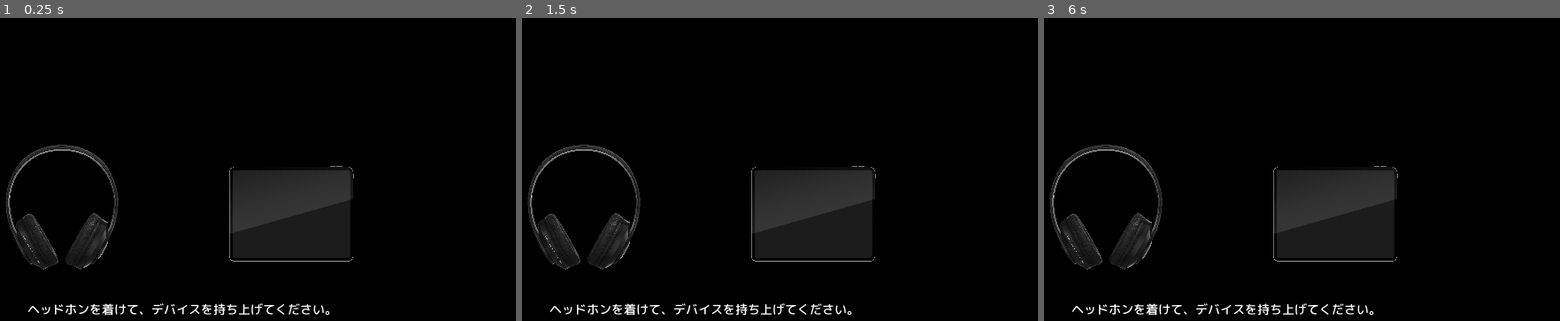
Above: before the commit, frames 1-3 (left to right).
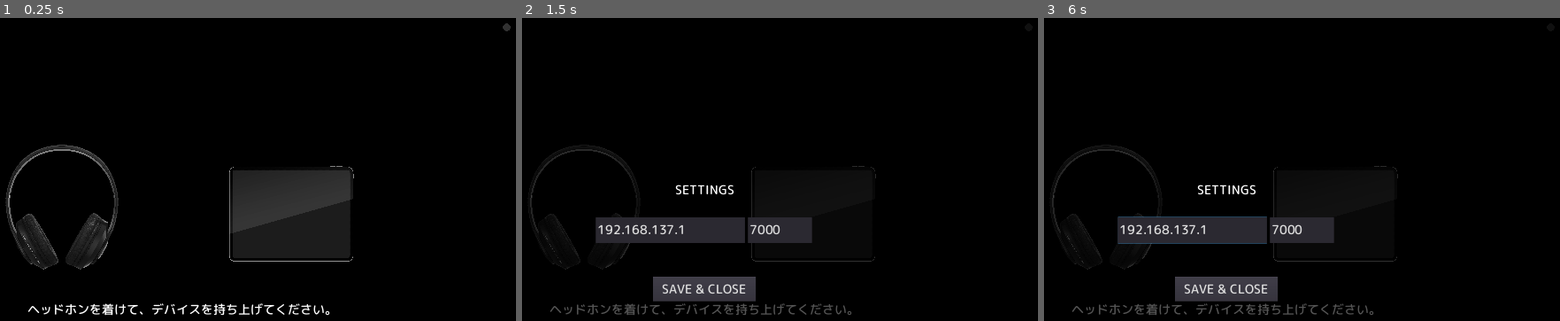
Above: after the commit, the same moments.

Repository: Enddle/Dream
Game: Godot game, scene res://StartingScreen.tscn
Same seed, same stepped clock (60 frames per second), same inputs: the game is played once before the commit and once after it.
Inputs (mouse positions are in pixels of both pictures, inside the frame that each line leads up to):
- Up to frame 1 (0.25 s): no input
- Up to frame 2 (1.5 s): click (1027, 27) at 0.52 s; tap Enter at 1.25 s; move the mouse to (862, 205) at 1.27 s; click (862, 205) at 1.42 s
- Up to frame 3 (6 s): tap Space at 2, 3.5, 5 s; move the mouse to (1085, 254) at 2.02 s; click (1085, 254) at 2.17 s; tap Enter at 2.75, 4.25 s; move the mouse to (1296, 127) at 2.77 s; click (1296, 127) at 2.92 s; move the mouse to (outside the picture) at 3.52 s; click (outside the picture) at 3.67 s; move the mouse to (1441, 299) at 4.27 s; click (1441, 299) at 4.42 s; move the mouse to (outside the picture) at 5.02 s; click (outside the picture) at 5.17 s; move the mouse to (1260, 230) at 5.77 s; click (1260, 230) at 5.92 s

The runs differ from the first frame. In frame 1, less than 0.1% of the frame differs, in the area x 97-99%, y 1-5%; in frame 2, 9.0%; in frame 3, 9.2%, in the area x 1-69%, y 41-99%.

Commit message:
simple settings ui for udp

Diff:
--- a/Scenes/AutoLoad/Connect.gd
+++ b/Scenes/AutoLoad/Connect.gd
@@ -6,22 +6,6 @@
 
 var socketUDP = PacketPeerUDP.new()
 
-#
-#func _ready():
-#	$settings_screen/ip.text = IP_ADDR
-#	$settings_screen/port.text = IP_PORT as String
-
-
-func _on_Button_pressed():
-	$settings_screen.visible = true
-
-
-func _on_save_pressed():
-	IP_ADDR = $settings_screen/ip.text
-	IP_PORT = $settings_screen/port.text as int
-	$settings_screen.visible = false
-
-
 func sendudp(msg):
 	socketUDP.set_dest_address(IP_ADDR, IP_PORT)
 	socketUDP.put_packet(msg.to_ascii())
--- a/Scenes/AutoLoad/Connect.tscn
+++ b/Scenes/AutoLoad/Connect.tscn
@@ -1,95 +1,6 @@
-[gd_scene load_steps=4 format=2]
+[gd_scene load_steps=2 format=2]
 
-[ext_resource path="res://src/dot.png" type="Texture" id=1]
 [ext_resource path="res://Scenes/AutoLoad/Connect.gd" type="Script" id=2]
-[ext_resource path="res://src/fonts/hint_font.tres" type="DynamicFont" id=3]
 
-[node name="Control" type="CanvasLayer"]
-layer = 10
+[node name="Control" type="Node"]
 script = ExtResource( 2 )
-
-[node name="Button" type="Button" parent="."]
-modulate = Color( 1, 1, 1, 0.196078 )
-anchor_left = 1.0
-anchor_right = 1.0
-margin_left = -1092.0
-margin_top = 80.0
-margin_right = -80.0
-margin_bottom = 1086.0
-rect_scale = Vector2( 0.03, 0.03 )
-rect_pivot_offset = Vector2( 1012, 0 )
-icon = ExtResource( 1 )
-flat = true
-
-[node name="settings_screen" type="Control" parent="."]
-visible = false
-anchor_right = 1.0
-anchor_bottom = 1.0
-
-[node name="ColorRect" type="ColorRect" parent="settings_screen"]
-anchor_left = 0.5
-anchor_top = 0.5
-anchor_right = 0.5
-anchor_bottom = 0.5
-margin_left = -1133.0
-margin_top = -744.0
-margin_right = 1133.0
-margin_bottom = 744.0
-color = Color( 0, 0, 0, 0.666667 )
-
-[node name="Label" type="Label" parent="settings_screen"]
-anchor_left = 0.5
-anchor_top = 0.5
-anchor_right = 0.5
-anchor_bottom = 0.5
-margin_left = -280.0
-margin_top = -160.0
-margin_right = 280.0
-margin_bottom = -104.0
-custom_fonts/font = ExtResource( 3 )
-text = "SETTINGS"
-align = 1
-valign = 1
-
-[node name="ip" type="LineEdit" parent="settings_screen"]
-anchor_left = 0.5
-anchor_top = 0.5
-anchor_right = 0.5
-anchor_bottom = 0.5
-margin_left = -348.0
-margin_top = -42.0
-margin_right = 130.0
-margin_bottom = 42.0
-custom_fonts/font = ExtResource( 3 )
-text = "192.168.137.1"
-caret_blink = true
-caret_blink_speed = 0.5
-
-[node name="port" type="LineEdit" parent="settings_screen"]
-anchor_left = 0.5
-anchor_top = 0.5
-anchor_right = 0.5
-anchor_bottom = 0.5
-margin_left = 139.0
-margin_top = -42.0
-margin_right = 344.0
-margin_bottom = 42.0
-custom_fonts/font = ExtResource( 3 )
-text = "7000"
-caret_blink = true
-caret_blink_speed = 0.5
-
-[node name="save" type="Button" parent="settings_screen"]
-anchor_left = 0.5
-anchor_top = 0.5
-anchor_right = 0.5
-anchor_bottom = 0.5
-margin_left = -143.0
-margin_top = 211.0
-margin_right = 143.0
-margin_bottom = 289.0
-custom_fonts/font = ExtResource( 3 )
-text = "SAVE & CLOSE"
-
-[connection signal="pressed" from="Button" to="." method="_on_Button_pressed"]
-[connection signal="pressed" from="settings_screen/save" to="." method="_on_save_pressed"]
--- a/Scenes/AutoLoad/SceneHelper.gd
+++ b/Scenes/AutoLoad/SceneHelper.gd
@@ -128,3 +128,16 @@
 func _on_return_cancel_up():
 	$return_screen/cancel.modulate.a = 1.0
 	hide_restart()
+
+
+func settings_open():
+	$settings_screen.visible = true
+
+
+func _on_settings_save_pressed():
+	Connect.IP_ADDR = $settings_screen/ip.text
+	Connect.IP_PORT = $settings_screen/port.text as int
+	$settings_screen.visible = false
+	print("Settings saved.")
+	print(Connect.IP_ADDR)
+	print(Connect.IP_PORT)
--- a/Scenes/AutoLoad/SceneHelper.tscn
+++ b/Scenes/AutoLoad/SceneHelper.tscn
@@ -10,6 +10,76 @@
 [node name="Node" type="CanvasLayer"]
 layer = 2
 script = ExtResource( 1 )
+
+[node name="settings_screen" type="Control" parent="."]
+visible = false
+anchor_right = 1.0
+anchor_bottom = 1.0
+
+[node name="ColorRect" type="ColorRect" parent="settings_screen"]
+anchor_left = 0.5
+anchor_top = 0.5
+anchor_right = 0.5
+anchor_bottom = 0.5
+margin_left = -1133.0
+margin_top = -744.0
+margin_right = 1133.0
+margin_bottom = 744.0
+color = Color( 0, 0, 0, 0.666667 )
+
+[node name="Label" type="Label" parent="settings_screen"]
+anchor_left = 0.5
+anchor_top = 0.5
+anchor_right = 0.5
+anchor_bottom = 0.5
+margin_left = -280.0
+margin_top = -160.0
+margin_right = 280.0
+margin_bottom = -104.0
+custom_fonts/font = ExtResource( 2 )
+text = "SETTINGS"
+align = 1
+valign = 1
+
+[node name="ip" type="LineEdit" parent="settings_screen"]
+anchor_left = 0.5
+anchor_top = 0.5
+anchor_right = 0.5
+anchor_bottom = 0.5
+margin_left = -348.0
+margin_top = -42.0
+margin_right = 130.0
+margin_bottom = 42.0
+custom_fonts/font = ExtResource( 2 )
+text = "192.168.137.1"
+caret_blink = true
+caret_blink_speed = 0.5
+
+[node name="port" type="LineEdit" parent="settings_screen"]
+anchor_left = 0.5
+anchor_top = 0.5
+anchor_right = 0.5
+anchor_bottom = 0.5
+margin_left = 139.0
+margin_top = -42.0
+margin_right = 344.0
+margin_bottom = 42.0
+custom_fonts/font = ExtResource( 2 )
+text = "7000"
+caret_blink = true
+caret_blink_speed = 0.5
+
+[node name="save" type="Button" parent="settings_screen"]
+anchor_left = 0.5
+anchor_top = 0.5
+anchor_right = 0.5
+anchor_bottom = 0.5
+margin_left = -165.0
+margin_top = 149.0
+margin_right = 165.0
+margin_bottom = 227.0
+custom_fonts/font = ExtResource( 2 )
+text = "  SAVE & CLOSE  "
 
 [node name="return_screen" type="Control" parent="."]
 visible = false
@@ -120,6 +190,7 @@
 margin_bottom = 14.0
 custom_fonts/font = ExtResource( 2 )
 
+[connection signal="pressed" from="settings_screen/save" to="." method="_on_settings_save_pressed"]
 [connection signal="button_down" from="return_screen/back" to="." method="_on_return_back_down"]
 [connection signal="button_up" from="return_screen/back" to="." method="_on_return_back_up"]
 [connection signal="button_down" from="return_screen/cancel" to="." method="_on_return_cancel_down"]
--- a/StartingScreen.gd
+++ b/StartingScreen.gd
@@ -7,6 +7,8 @@
 
 
 func _ready():
+	Connect.sendudp("0")
+
 	isMobile = (OS.get_name() == "iOS")
 
 	SceneHelper.rounds = 0
@@ -43,3 +45,7 @@
 		$Label2.text += d
 		$Label2.text += "\n"
 	pass # Replace with function body.
+
+
+func _on_settings_pressed():
+	SceneHelper.settings_open()
--- a/StartingScreen.tscn
+++ b/StartingScreen.tscn
@@ -1,9 +1,10 @@
-[gd_scene load_steps=5 format=2]
+[gd_scene load_steps=6 format=2]
 
 [ext_resource path="res://src/fonts/hint_font.tres" type="DynamicFont" id=1]
 [ext_resource path="res://StartingScreen.gd" type="Script" id=2]
 [ext_resource path="res://src/headphone.png" type="Texture" id=3]
 [ext_resource path="res://src/ipad_pro.png" type="Texture" id=4]
+[ext_resource path="res://src/dot.png" type="Texture" id=5]
 
 [node name="Control" type="Control"]
 anchor_right = 1.0
@@ -71,4 +72,18 @@
 anchor_right = 1.0
 anchor_bottom = 1.0
 
+[node name="settings" type="Button" parent="."]
+modulate = Color( 1, 1, 1, 0.196078 )
+anchor_left = 1.0
+anchor_right = 1.0
+margin_left = -1092.0
+margin_top = 80.0
+margin_right = -80.0
+margin_bottom = 1086.0
+rect_scale = Vector2( 0.03, 0.03 )
+rect_pivot_offset = Vector2( 1012, 0 )
+icon = ExtResource( 5 )
+flat = true
+
 [connection signal="button_down" from="Button" to="." method="_on_Button_button_down"]
+[connection signal="pressed" from="settings" to="." method="_on_settings_pressed"]
